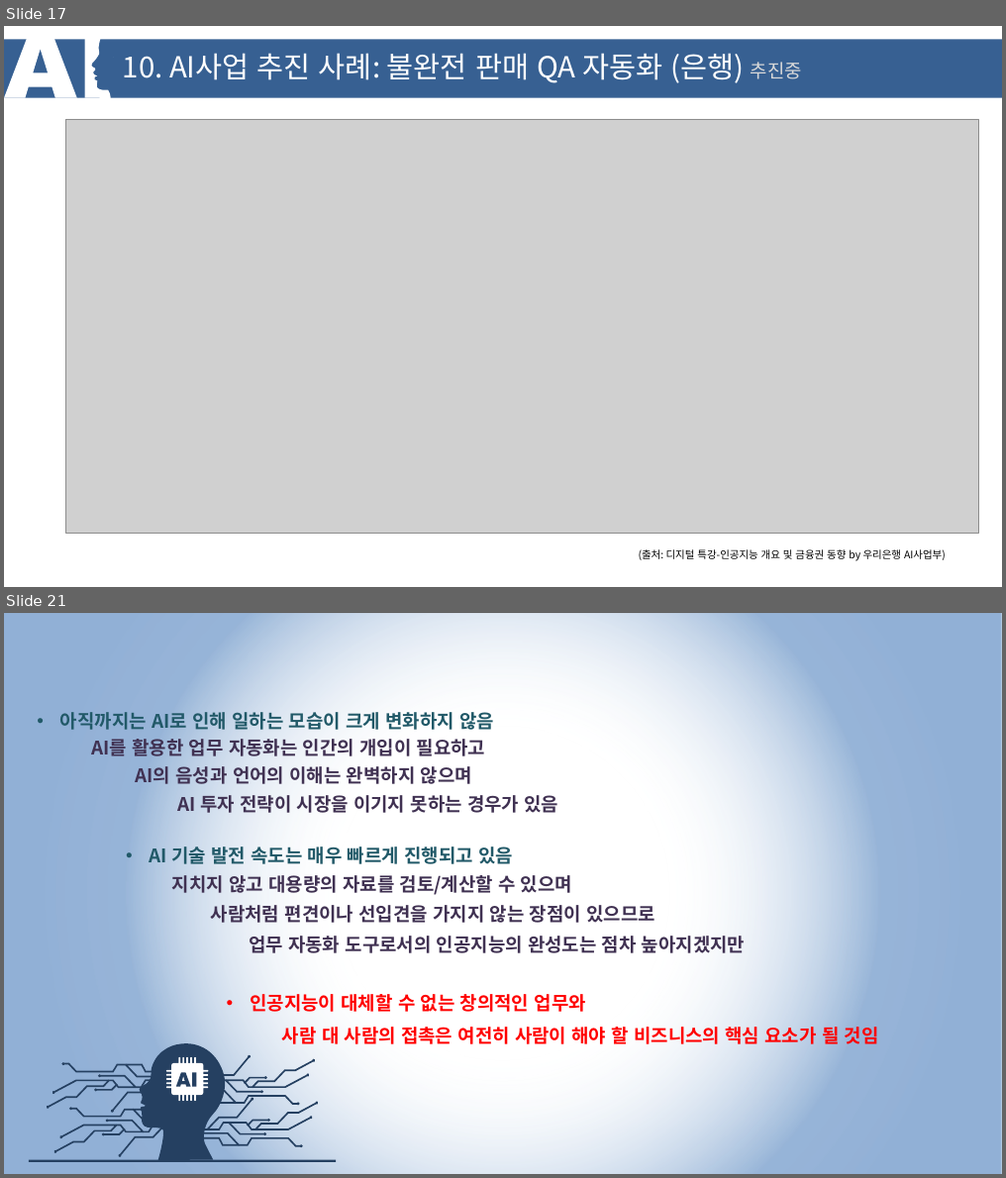
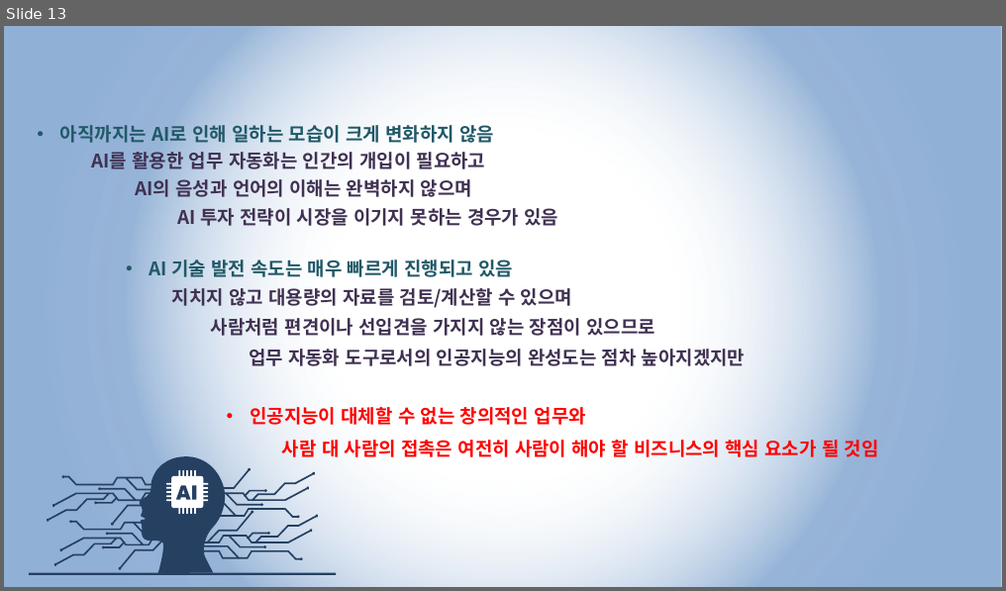
Before and after one commit to SungHoAhn2/SungHoAhn2.github.io, a slide deck: training/ai_training.pptx. Shown one above the other, each under a label of ours: slides 17 and 21 before the commit, slide 13 after it; the slides between them are not shown. The pictures are 1006x1178 and 1006x591 pixels, drawn with LibreOffice and Linux fonts; fonts in the diff are those of the drawing; grey boxes stand for pictures; background and template pictures are left out. Boxes give left, top, right and bottom in pixels: in the first picture for what was removed or moved away, otherwise in the second. Text is boxed around its words. In the diff, an @@ line names an element or a change of style, - is before the commit and + after.

```diff
--- a/training/ai_training.pptx
+++ b/training/ai_training.pptx
@@ slide 17 removed at [4, 26, 1002, 587], background #FFFFFF @@
@@ rectangle removed at [4, 40, 1002, 98] @@
@@ freeform shape removed at [4, 32, 113, 98] @@
@@ text removed at [123, 53, 802, 83] @@
-10. AI사업 추진 사례: 불완전 판매 QA 자동화 (은행) 추진중
@@ picture removed at [66, 119, 979, 533] @@
@@ text removed at [639, 550, 945, 562] @@
-(출처: 디지털 특강-인공지능 개요 및 금융권 동향 by 우리은행 AI사업부)
@@ what was slide 21 is now slide 13 @@
```
Also in this commit, not shown: 2 slides changed, 7 other slides removed, 1 other file.
